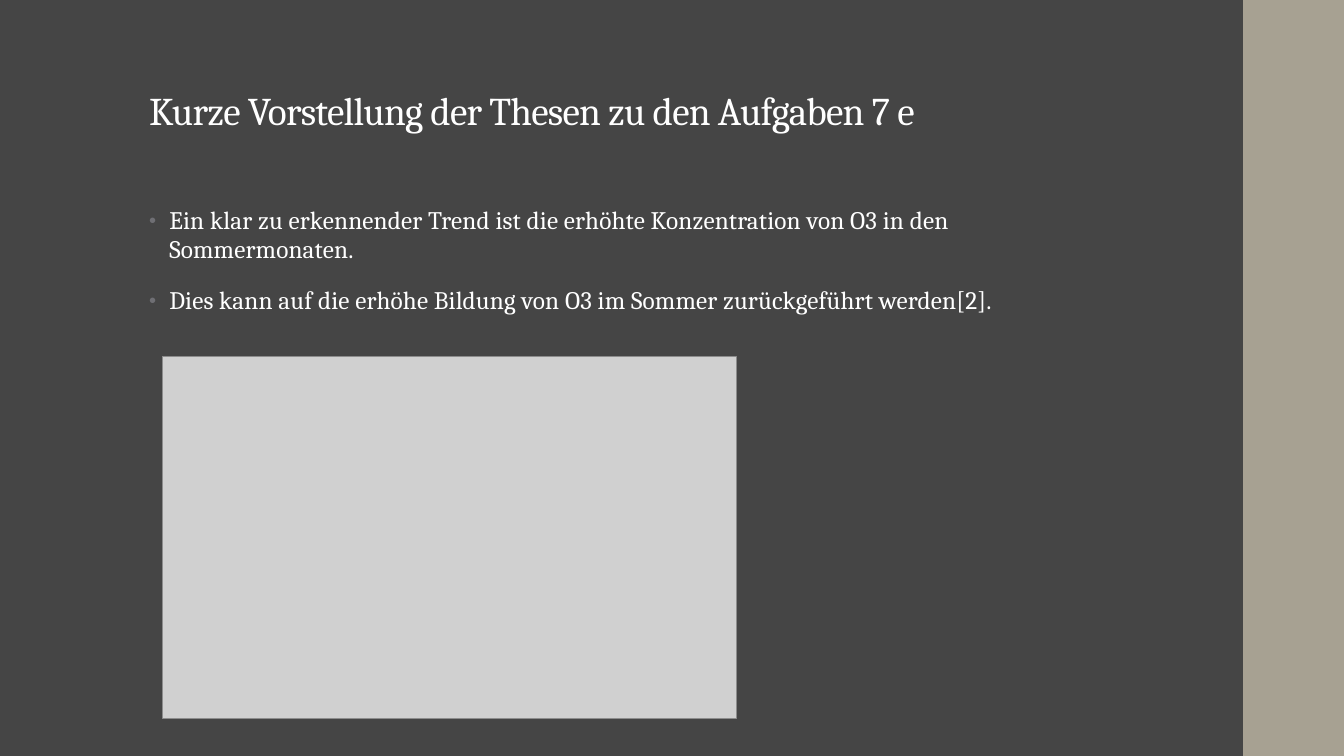
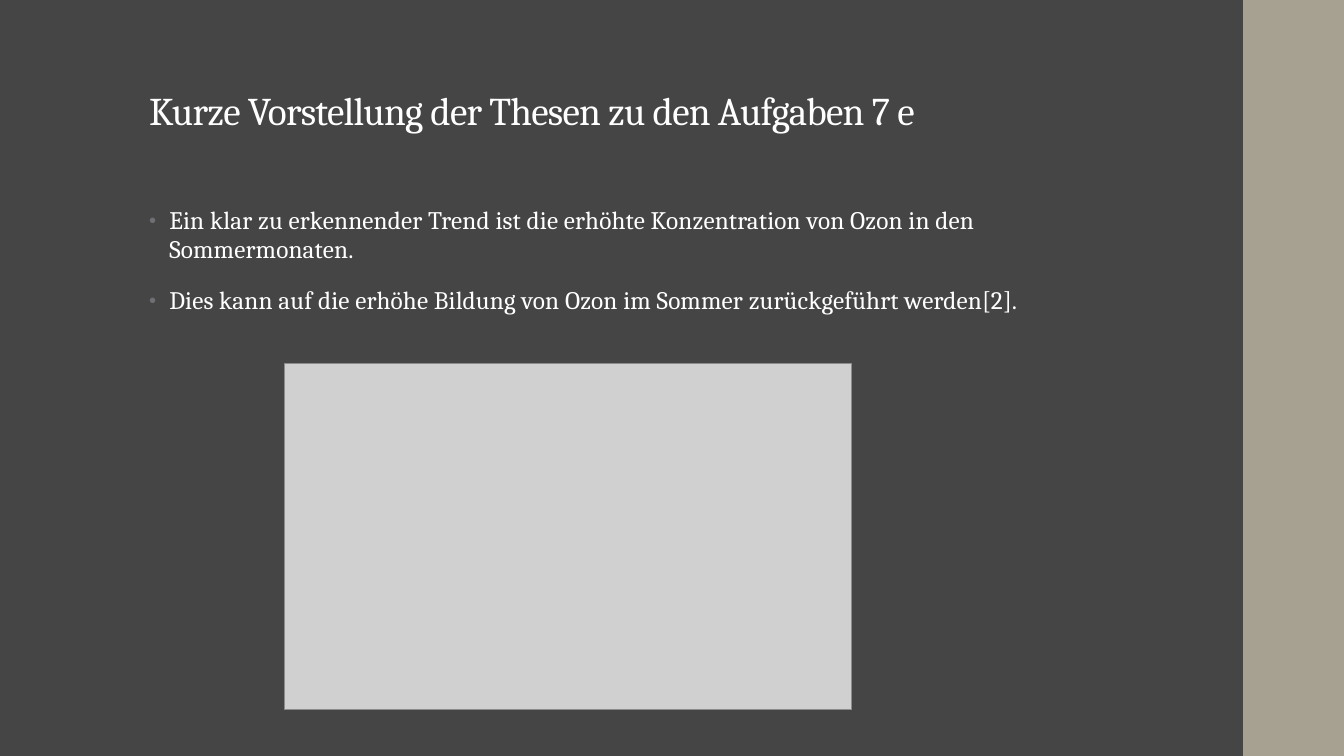
Before and after one commit to JFriedrich29/Studienarbeit-Data-Analytics, a slide deck: slide 10 of Abgabe/Abschlusspräsentation.pptx. Drawn at 1344x756 pixels with LibreOffice and Linux fonts; fonts in the diff are those of the drawing; grey boxes stand for pictures. Boxes give left, top, right and bottom in pixels: in the first picture for what was removed or moved away, otherwise in the second. Text is boxed around its words. In the diff, an @@ line names an element or a change of style, - is before the commit and + after.

```diff
--- a/Abgabe/Abschlusspräsentation.pptx
+++ b/Abgabe/Abschlusspräsentation.pptx
@@ text at bbox=[169, 211, 1017, 315]: text changed @@
-• Ein klar zu erkennender Trend ist die erhöhte Konzentration von O3 in den Sommermonaten.
-• Dies kann auf die erhöhe Bildung von O3 im Sommer zurückgeführt werden[2].
+• Ein klar zu erkennender Trend ist die erhöhte Konzentration von Ozon in den Sommermonaten.
+• Dies kann auf die erhöhe Bildung von Ozon im Sommer zurückgeführt werden[2].
@@ picture: place and size @@
-picture at bbox=[162, 357, 736, 719]
+picture at bbox=[284, 363, 851, 710]
```
Also in this commit, not shown: 10 other slides changed, 1 other file.
